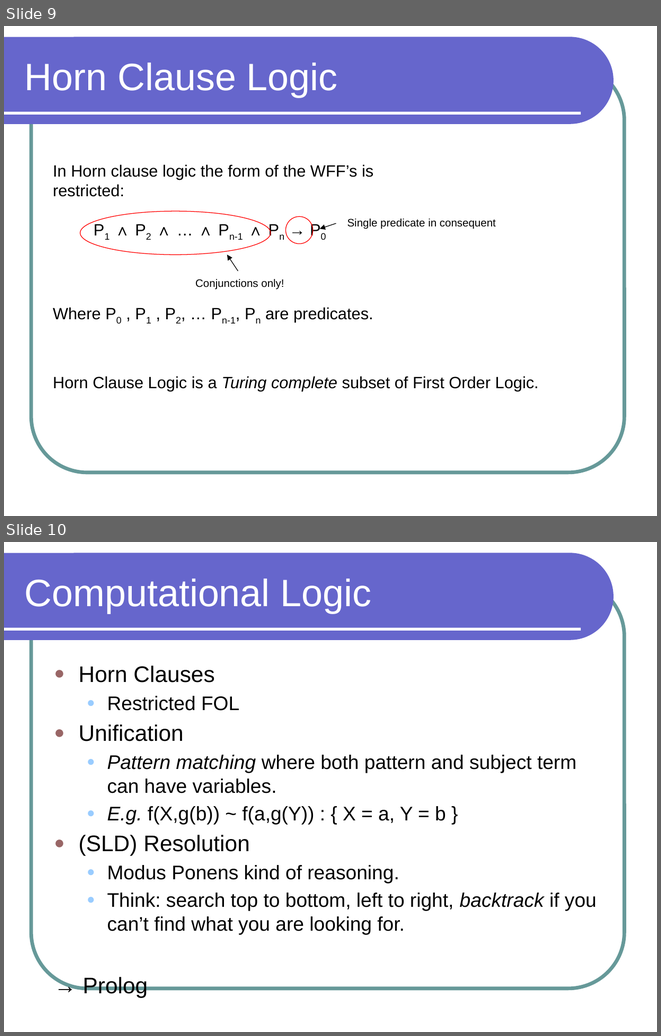
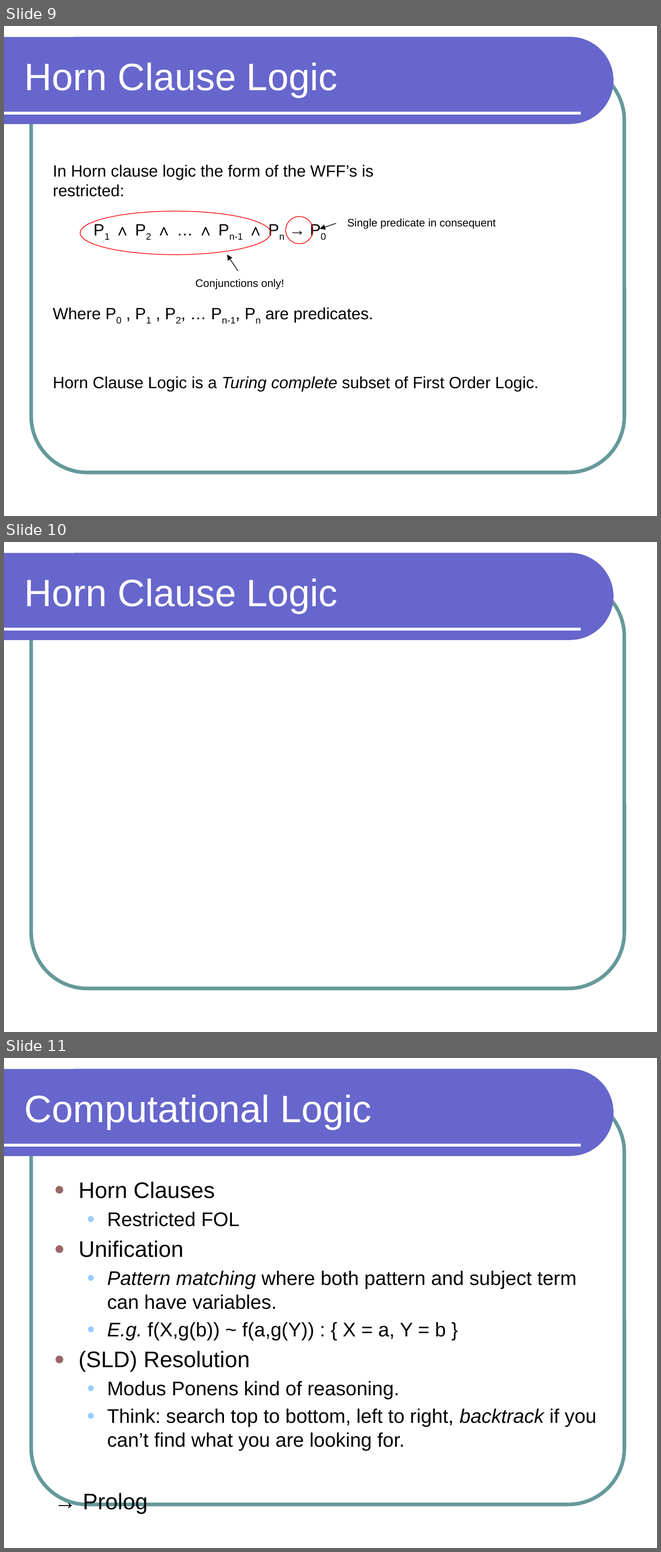
Before and after one commit to lutzhamel/phl-prolog, a slide deck: philosophy-prolog.pptx. Shown one above the other, each under a label of ours: slides 9 and 10 before the commit, slides 9, 10 and 11 after it. The pictures are 661x1036 and 661x1552 pixels, drawn with LibreOffice and Linux fonts; fonts in the diff are those of the drawing; grey boxes stand for pictures. Boxes give left, top, right and bottom in pixels: in the first picture for what was removed or moved away, otherwise in the second. Text is boxed around its words. In the diff, an @@ line names an element or a change of style, - is before the commit and + after.

```diff
--- a/philosophy-prolog.pptx
+++ b/philosophy-prolog.pptx
@@ slide 10 added at [4,542,657,1032], background #FFFFFF; not listed: 3 template elements that a slide beside it also shows @@
@@ title added at [25,579,338,613], 42 pt, text #FFFFFF @@
+Horn Clause Logic
@@ what was slide 10 is now slide 11 @@
```
Also in this commit, not shown: 1 slide changed.
